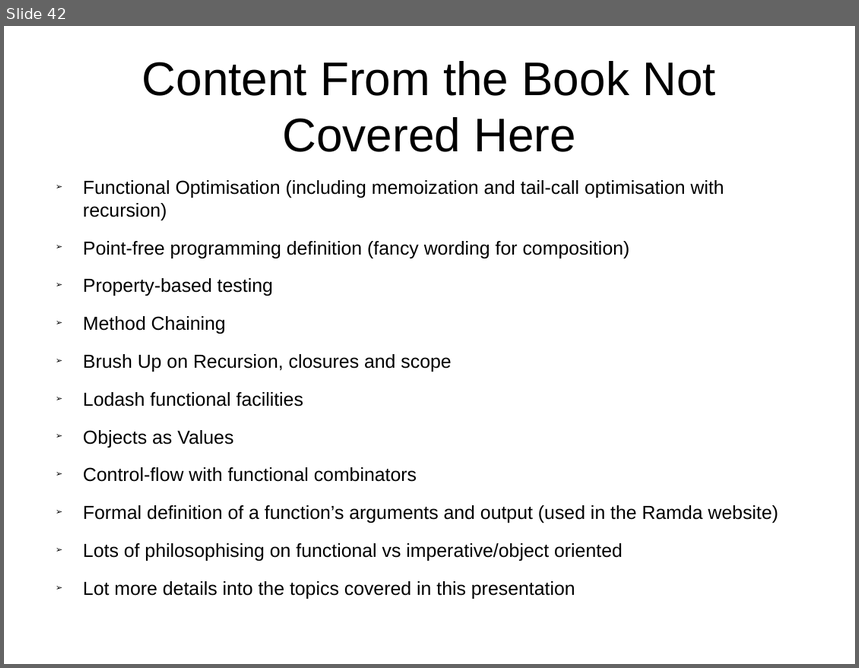
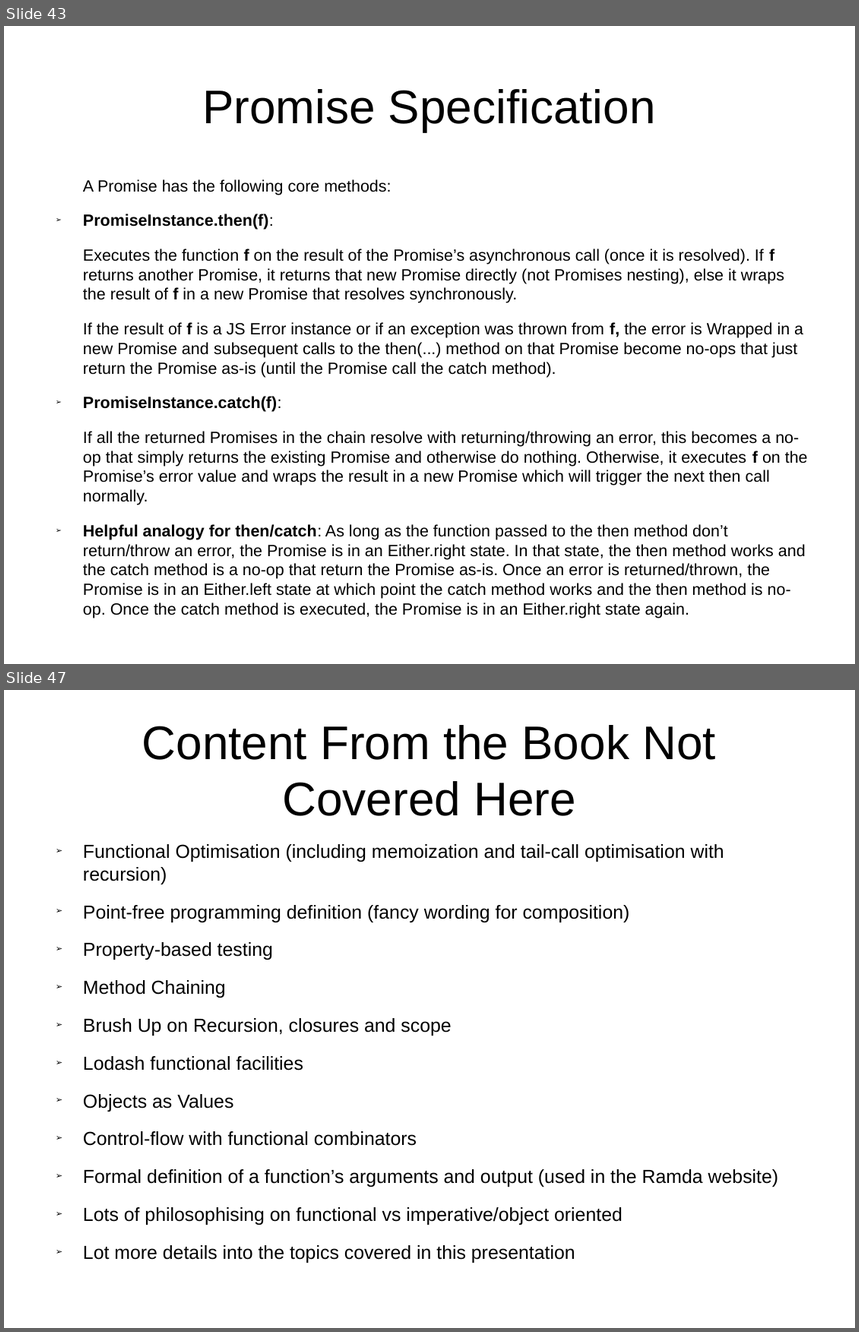
Before and after one commit to Magnitus-/FunctionalJsPresentation, a slide deck: Slides.odp. Shown one above the other, each under a label of ours: slide 42 before the commit, slides 43 and 47 after it; the slides between them are not shown. The pictures are 859x668 and 859x1332 pixels, drawn with LibreOffice and Linux fonts; fonts in the diff are those of the drawing. Boxes give left, top, right and bottom in pixels: in the first picture for what was removed or moved away, otherwise in the second. Text is boxed around its words. In the diff, an @@ line names an element or a change of style, - is before the commit and + after.

```diff
--- a/Slides.odp
+++ b/Slides.odp
@@ slide 43 added at bbox=[4, 26, 855, 664], background #FFFFFF @@
@@ title added at bbox=[202, 89, 656, 132], 44 pt, text #000000 @@
+Promise Specification
@@ text added at bbox=[83, 180, 808, 619], 15.2 pt, text #000000 @@
+A Promise has the following core methods:
+➢ PromiseInstance.then(f):
+Executes the function f on the result of the Promise’s asynchronous call (once it is resolved). If f returns another Promise, it returns that new Promise directly (not Promises nesting), else it wraps the result of f in a new Promise that resolves synchronously.
+If the result of f is a JS Error instance or if an exception was thrown from f, the error is Wrapped in a new Promise and subsequent calls to the then(...) method on that Promise become no-ops that just return the Promise as-is (until the Promise call the catch method).
+➢ PromiseInstance.catch(f):
+If all the returned Promises in the chain resolve with returning/throwing an error, this becomes a no-op that simply returns the existing Promise and otherwise do nothing. Otherwise, it executes f on the Promise’s error value and wraps the result in a new Promise which will trigger the next then call normally.
+➢ Helpful analogy for then/catch: As long as the function passed to the then method don’t return/throw an error, the Promise is in an Either.right state. In that state, the then method works and the catch method is a no-op that return the Promise as-is. Once an error is returned/thrown, the Promise is in an Either.left state at which point the catch method works and the then method is no-op. Once the catch method is executed, the Promise is in an Either.right state again.
@@ what was slide 42 is now slide 47 @@
```
Also in this commit, not shown: 1 slide changed, 4 other slides added.
